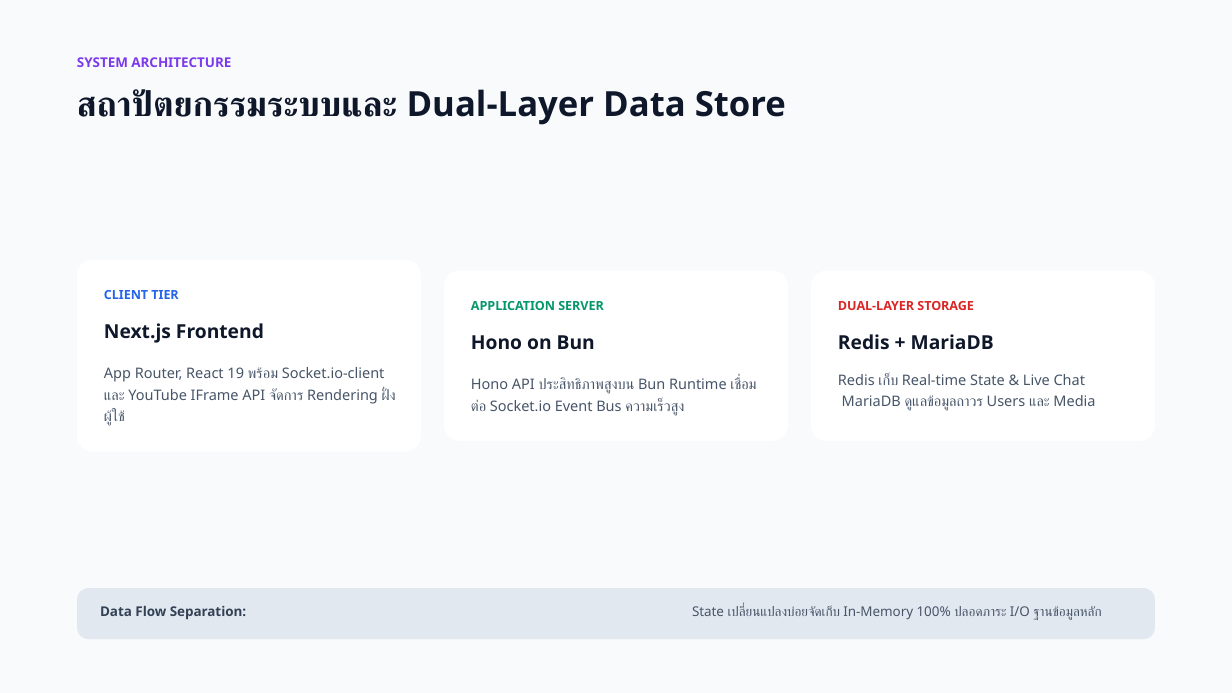
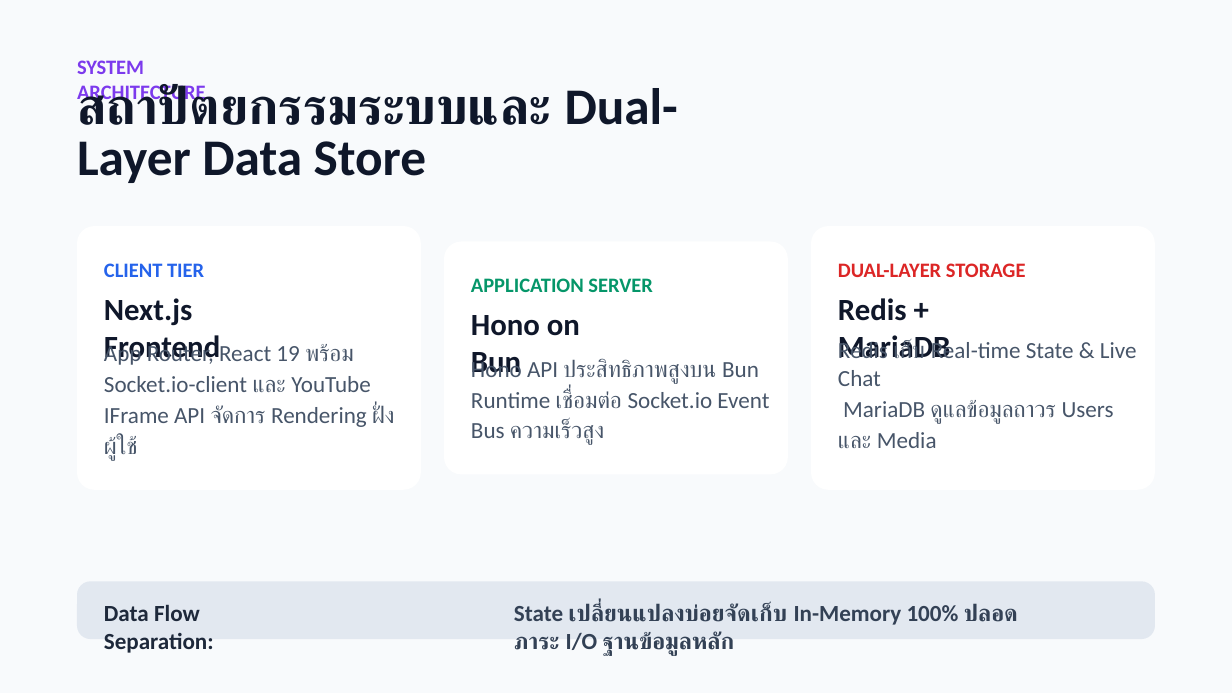
Before and after one commit to PeterGamez/YouStream, a slide deck: slide 4 of YouStream Presentation.pptx. Drawn at 1232x693 pixels with LibreOffice and Linux fonts; fonts in the diff are those of the drawing. Boxes give left, top, right and bottom in pixels: in the first picture for what was removed or moved away, otherwise in the second. Text is boxed around its words. In the diff, an @@ line names an element or a change of style, - is before the commit and + after.

```diff
--- a/YouStream Presentation.pptx
+++ b/YouStream Presentation.pptx
@@ text "SYSTEM ARCHITECTURE" at [77,60,206,104]: size 10.5 to 16 pt, font Noto Sans to Calibri @@
@@ text "สถาปัตยกรรมระบบและ Dual-Layer Data Store" at [77,84,678,183]: size 27 to 40 pt, font Noto Sans to Calibri; line spacing 32.4pt to 39.6pt @@
@@ rounded rectangle: place and size @@
-rounded rectangle at [77,260,421,452]
+rounded rectangle at [77,226,421,490]
@@ proportions changed in 4 elements at [77,581,1155,639], [445,241,788,474], [77,226,421,490], [811,226,1155,490] @@
@@ rounded rectangle: place and size @@
-rounded rectangle at [811,271,1155,441]
+rounded rectangle at [811,226,1155,490]
@@ size 9.8 to 16 pt, font Noto Sans to Calibri in 3 elements at [471,278,653,292], [838,263,1026,277], [104,263,204,277] @@
@@ text "CLIENT TIER": place and size @@
-text "CLIENT TIER" at [104,290,178,299]
+text "CLIENT TIER" at [104,263,204,277]
@@ rounded rectangle: place and size @@
-rounded rectangle at [445,271,788,441]
+rounded rectangle at [445,241,788,474]
@@ text "DUAL-LAYER STORAGE": place and size @@
-text "DUAL-LAYER STORAGE" at [838,301,973,310]
+text "DUAL-LAYER STORAGE" at [838,263,1026,277]
@@ text "Next.js Frontend": place and size @@
-text "Next.js Frontend" at [104,323,264,343]
+text "Next.js Frontend" at [104,298,220,365]
@@ text "APPLICATION SERVER": place and size @@
-text "APPLICATION SERVER" at [471,301,604,310]
+text "APPLICATION SERVER" at [471,278,653,292]
@@ text "Redis + MariaDB": place and size @@
-text "Redis + MariaDB" at [838,334,994,350]
+text "Redis + MariaDB" at [838,298,950,358]
@@ size 15 to 24 pt, font Noto Sans to Calibri in 3 elements at [104,298,220,365], [838,298,950,358], [471,315,580,377] @@
@@ text "Hono on Bun": place and size @@
-text "Hono on Bun" at [471,335,595,349]
+text "Hono on Bun" at [471,315,580,377]
@@ text "App Router, React 19 พร้อม ...": place and size @@
-text "App Router, React 19 พร้อม ..." at [104,367,386,426]
+text "App Router, React 19 พร้อม ..." at [104,342,379,461]
@@ text "Hono API ประสิทธิภาพสูงบน Bun Runtime ...": place and size @@
-text "Hono API ประสิทธิภาพสูงบน Bun Runtime ..." at [471,377,756,415]
+text "Hono API ประสิทธิภาพสูงบน Bun Runtime ..." at [471,357,769,445]
@@ size 11.2 to 18 pt, font Noto Sans to Calibri; line spacing 16.9pt to 24pt in 3 elements at [471,357,769,445], [104,342,379,461], [838,339,1137,448] @@
@@ text "Redis เก็บ Real-time State & ...": place and size @@
-text "Redis เก็บ Real-time State & ..." at [838,373,1095,411]
+text "Redis เก็บ Real-time State & ..." at [838,339,1137,448]
@@ rounded rectangle: place and size @@
-rounded rectangle at [77,588,1155,639]
+rounded rectangle at [77,581,1155,639]
@@ text "Data Flow Separation:" at [104,605,214,653]: size 10.5 to 18 pt, font Noto Sans to Calibri, text colour #334155 to #1E293B @@
@@ text "State เปลี่ยนแปลงบ่อยจัดเก็บ In-Memory 100% ปลอดภาระ ...": place and size @@
-text "State เปลี่ยนแปลงบ่อยจัดเก็บ In-Memory 100% ปลอดภาระ ..." at [692,606,1101,620]
+text "State เปลี่ยนแปลงบ่อยจัดเก็บ In-Memory 100% ปลอดภาระ ..." at [514,603,959,656]
@@ text "State เปลี่ยนแปลงบ่อยจัดเก็บ In-Memory 100% ปลอดภาระ ..." at [514,603,959,656]: size 10.5 to 18 pt, font Noto Sans to Calibri, text colour #475569 to #334155, bold on @@
```
Also in this commit, not shown: 7 other slides changed, 4 slides added, 4 slides removed.
